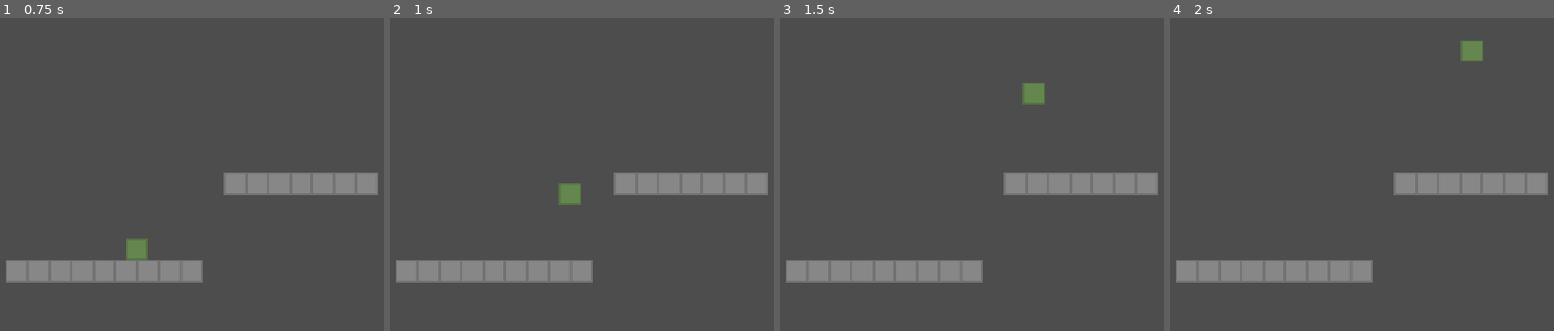
Above: before the commit, frames 1-4 (left to right).
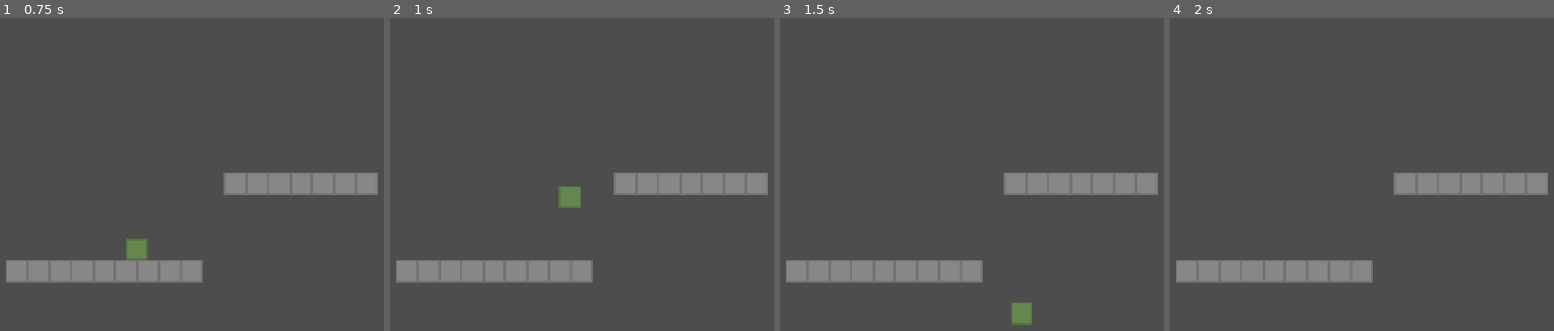
Above: after the commit, the same moments.

Repository: JumbledOne/RPHGameProject
Game: Godot game, scene res://scripts/player/player_test_scene.tscn
The game is run twice, just before and just after one commit, with the same random seed, the same clock (stepped at 60 frames per second) and the same inputs. This scene is started directly instead of the project's main scene.
Inputs:
- Up to frame 1 (0.75 s): tap Enter at 0.5 s; hold D (right) from 0.53 s (still down); hold I (sprint) from 0.53 s (still down)
- Up to frame 2 (1 s): keep holding D (right); keep holding I (sprint); tap Space (jump) at 0.77, 0.8 s
- Up to frame 3 (1.5 s): keep holding D (right); tap Space (jump) at 1.07, 1.35 s; release I (sprint) at 1.28 s
- Up to frame 4 (2 s): keep holding D (right); tap Space (jump) at 1.52, 1.82 s; tap I (sprint) at 1.55 s

Frame 1 is identical in both runs. In frame 2, 0.1% of the frame differs, in the area x 43-50%, y 52-61%; in frame 3, 0.8%, in the area x 60-69%, y 20-99%; in frame 4, 0.4%.

Commit message:
Added helper time comparison function on player controller

Diff:
--- a/src/scripts/player/player.gd
+++ b/src/scripts/player/player.gd
@@ -3,14 +3,14 @@
 @export_category("Movement")
 @export var walk_speed: float = 128
 @export var walk_time_to_full_speed: float = 1
-@export var sprint_speed: float = 20
+@export var sprint_speed: float = 256
 @export var sprint_time_to_full_speed: float = 1
 
 @export_category("Jump")
 @export var jump_velocity: float = 512
-@export var jump_gravity_factor: float = 0.5
-@export var jump_buffer: float = 1
-@export var coyote_time: float = 1
+@export var jump_gravity_factor: float = 0.4
+@export var jump_buffer: float = 0.1 # In seconds
+@export var coyote_time: float = 0.1 # In seconds
 @export var max_fall_speed: float = 980
 
 @export_category("Physics")
@@ -35,6 +35,7 @@
 # Control is in another script
 var horizontal_movement: float
 var _is_sprinting: bool = false
+var _has_jumped: bool = false
 var _walk_acceleration: float
 var _sprint_acceleration: float
 
@@ -90,11 +91,19 @@
 
 # # # # # # # # # # # #
 func begin_jump():
-	if is_on_floor() or (Time.get_ticks_msec() - _last_on_floor) < (1000 * coyote_time):
-		_last_jump_time = Time.get_ticks_msec()
+	# Check if coyote time can apply
+	# Should not work if already jumped
+	var _can_coyote_time: bool = false
+	if not _has_jumped:
+		_can_coyote_time = _get_seconds_since(_last_on_floor) < coyote_time
+	if is_on_floor() or _can_coyote_time:
+		_has_jumped = true
 		velocity.y = min(velocity.y, -jump_velocity)
 		_gravity_factor = jump_gravity_factor
 		jumped.emit()
+	else:
+		# For jump buffering
+		_last_jump_time = Time.get_ticks_msec()
 
 func release_jump():
 	_gravity_factor = 1
@@ -110,8 +119,16 @@
 
 # # # # # # # # # # # #
 func _landed_on_floor():
-	print("LANDED")
+	# Jump buffering
+	if _get_seconds_since(_last_jump_time) < jump_buffer:
+		begin_jump()
+		return
+	_has_jumped = false
 
 func _left_floor():
 	_last_on_floor = Time.get_ticks_msec()
-	print("LEFT")
+
+# # # # # # # # # # # #
+# Helpers
+func _get_seconds_since(time_msec: float) -> float:
+	return (Time.get_ticks_msec() - time_msec) / 1000
--- a/src/scripts/player/player_test_scene.tscn
+++ b/src/scripts/player/player_test_scene.tscn
@@ -23,10 +23,9 @@
 [node name="Player" parent="." unique_id=1043310607 instance=ExtResource("2_63nit")]
 modulate = Color(0.74100006, 1, 0.58000004, 1)
 position = Vector2(155, -99)
-walk_time_to_full_speed = 0.1
+walk_time_to_full_speed = 0.2
 sprint_speed = 256.0
 sprint_time_to_full_speed = 0.1
-jump_gravity_factor = 0.4
 gravity = 1960.0
 
 [node name="Camera2D" type="Camera2D" parent="." unique_id=358385274]
